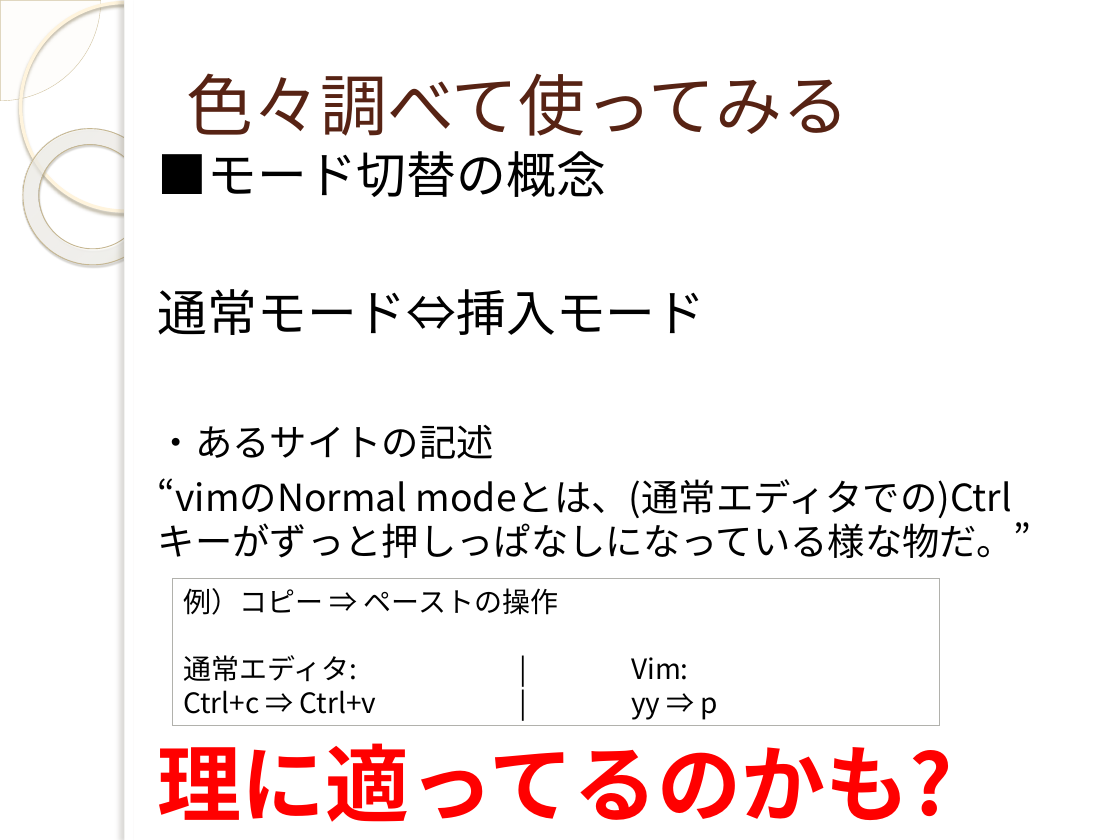
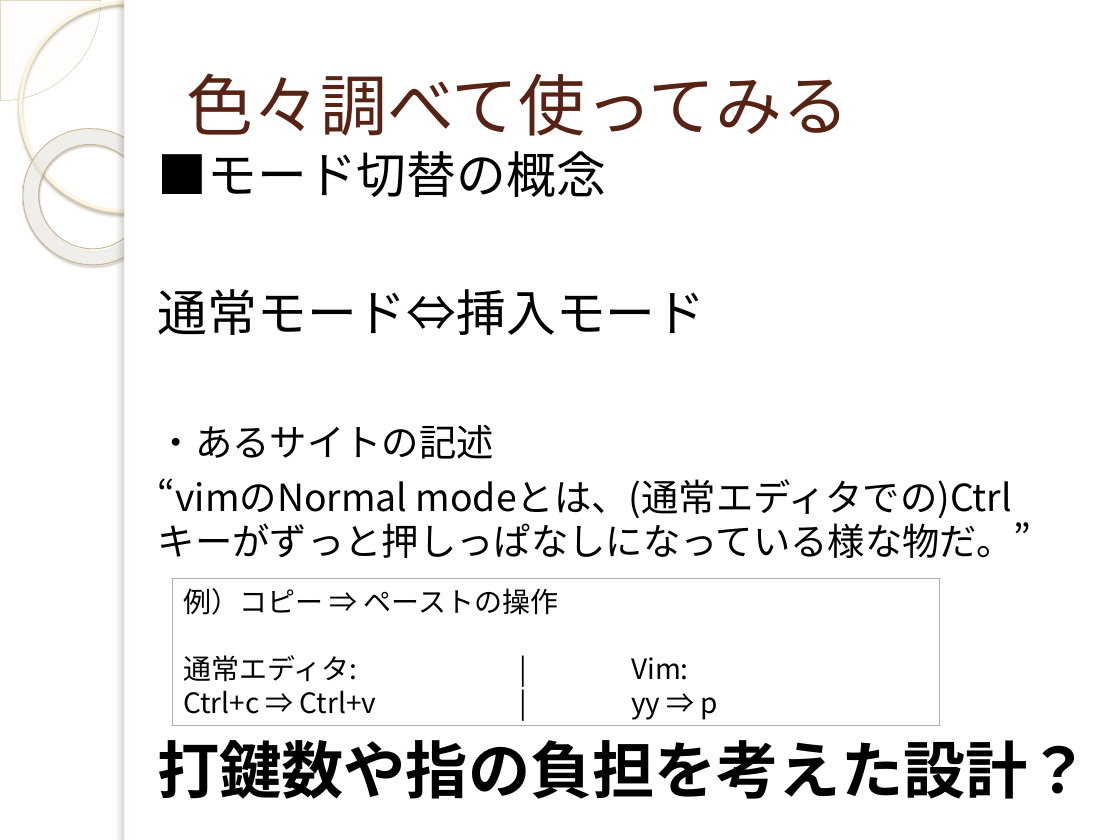
Before and after one commit to yuridonus/FEstudy, a slide deck: slide 19 of vimmer.pptx (slide 18 before the commit). Drawn at 1120x840 pixels with LibreOffice and Linux fonts; fonts in the diff are those of the drawing; background and template pictures are left out. Boxes give left, top, right and bottom in pixels: in the first picture for what was removed or moved away, otherwise in the second. Text is boxed around its words. In the diff, an @@ line names an element or a change of style, - is before the commit and + after.

```diff
--- a/vimmer.pptx
+++ b/vimmer.pptx
@@ text at bbox=[157, 740, 1089, 799]: text changed; size 54 to 40 pt; text colour #FF0000 to #000000 @@
-理に適ってるのかも?
+打鍵数や指の負担を考えた設計？
```
Also in this commit, not shown: 13 other slides changed, 9 slides added, 9 slides removed.
